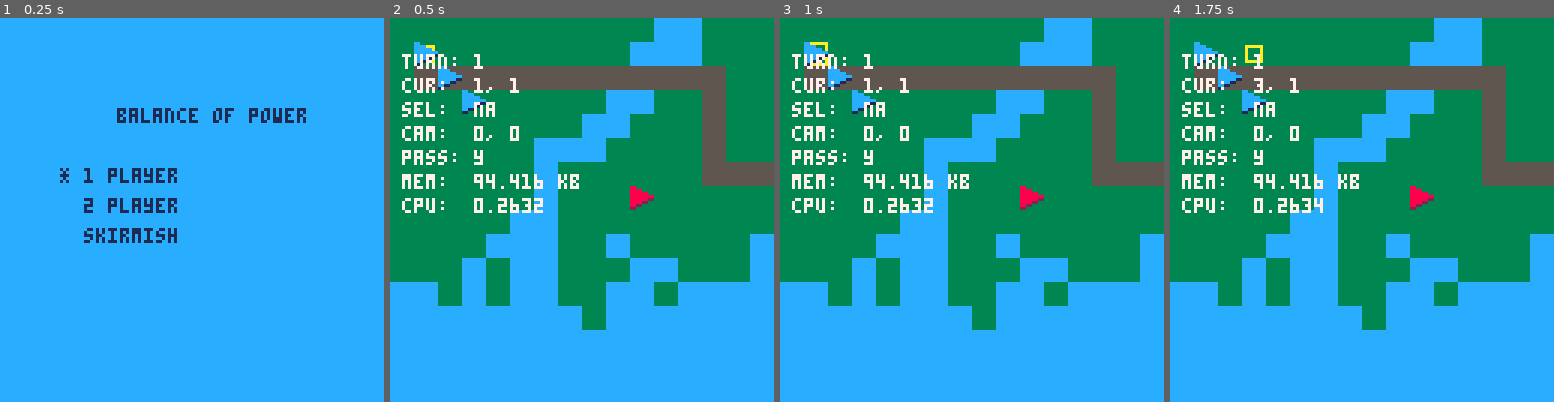
Above: before the commit, frames 1-4 (left to right).
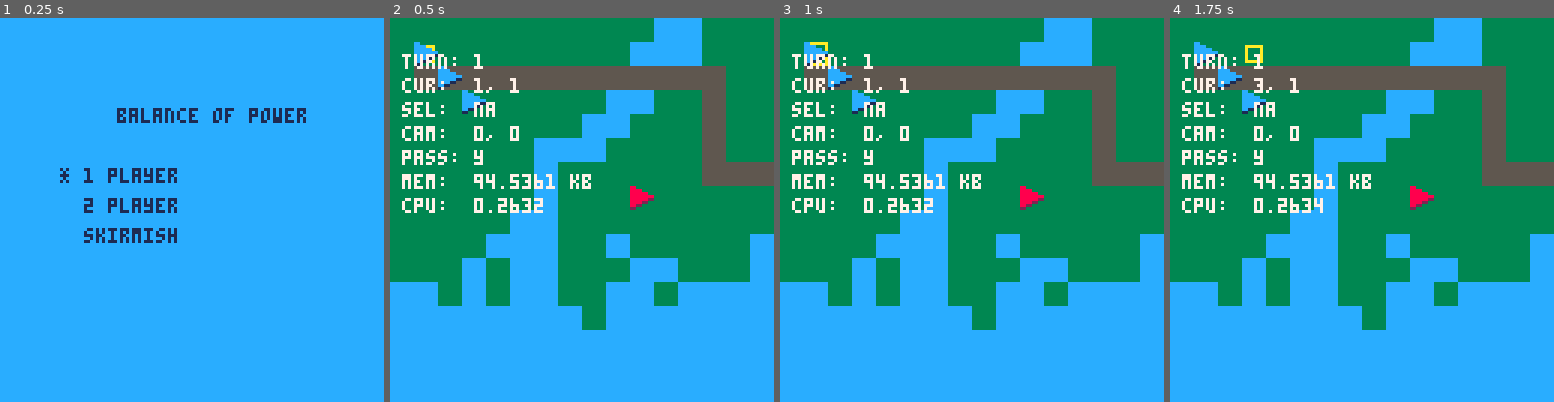
Above: after the commit, the same moments.

Repository: chrisallenlane/balance-of-power
Game: PICO-8 cartridge balance-of-power.p8
Same seed, same stepped clock (60 frames per second), same inputs: the game is played once before the commit and once after it.
Inputs:
- Up to frame 1 (0.25 s): no input
- Up to frame 2 (0.5 s): tap X (X key) at 0.33 s
- Up to frame 3 (1 s): tap O (Z key) at 0.7 s
- Up to frame 4 (1.75 s): tap X (X key) at 1.07 s; hold Right from 1.6 s (still down); tap O (Z key) at 1.7 s

Frame 1 is identical in both runs. In frame 2, 0.3% of the frame differs, in the area x 31-53%, y 40-45%; in frame 3, 0.3%; in frame 4, 0.3%.

Commit message:
fix(Cell,Radius): movement bug
Fix bug that would cause movement costs to be ignored on non-first map.
(The same bug also apparently made it impossible to traverse the entire
height of the second map.)

Diff:
--- a/src/cell.lua
+++ b/src/cell.lua
@@ -48,7 +48,6 @@
 end
 
 -- return the cell traversal cost at `x`, `y`
--- XXX: should this default to `1`, or `throw`?
-function Cell:cost(x, y)
-    return self.mvmt[mget(x, y)] or 1
+function Cell:cost(x, y, map)
+    return self.mvmt[mget(map.cell.x + x, map.cell.y + y)]
 end
--- a/src/radius.lua
+++ b/src/radius.lua
@@ -20,7 +20,7 @@
     -- iteratively search this cell's neighbors
     for _, cell in pairs(Radius.neighbors(x, y)) do
         -- determine the cost to traverse the tile
-        local cost = Cell:cost(cell.x, cell.y)
+        local cost = Cell:cost(cell.x, cell.y, map)
         if mvmt >= cost and Cell.pass(cell.x, cell.y, map, turn) then
             self:append('move', cell.x, cell.y)
             Radius:move(cell.x, cell.y, mvmt - cost, map, turn)
@@ -72,9 +72,9 @@
     local neighbors = {}
 
     -- add cells, while being mindful to stay in bounds
-    if x + 1 <= Map.current.cell.w then add(neighbors, {x = x + 1, y = y}) end
+    if x + 1 < Map.current.cell.w then add(neighbors, {x = x + 1, y = y}) end
     if x - 1 >= 0 then add(neighbors, {x = x - 1, y = y}) end
-    if y + 1 <= Map.current.cell.h then add(neighbors, {x = x, y = y + 1}) end
+    if y + 1 < Map.current.cell.h then add(neighbors, {x = x, y = y + 1}) end
     if y - 1 >= 0 then add(neighbors, {x = x, y = y - 1}) end
 
     return neighbors
